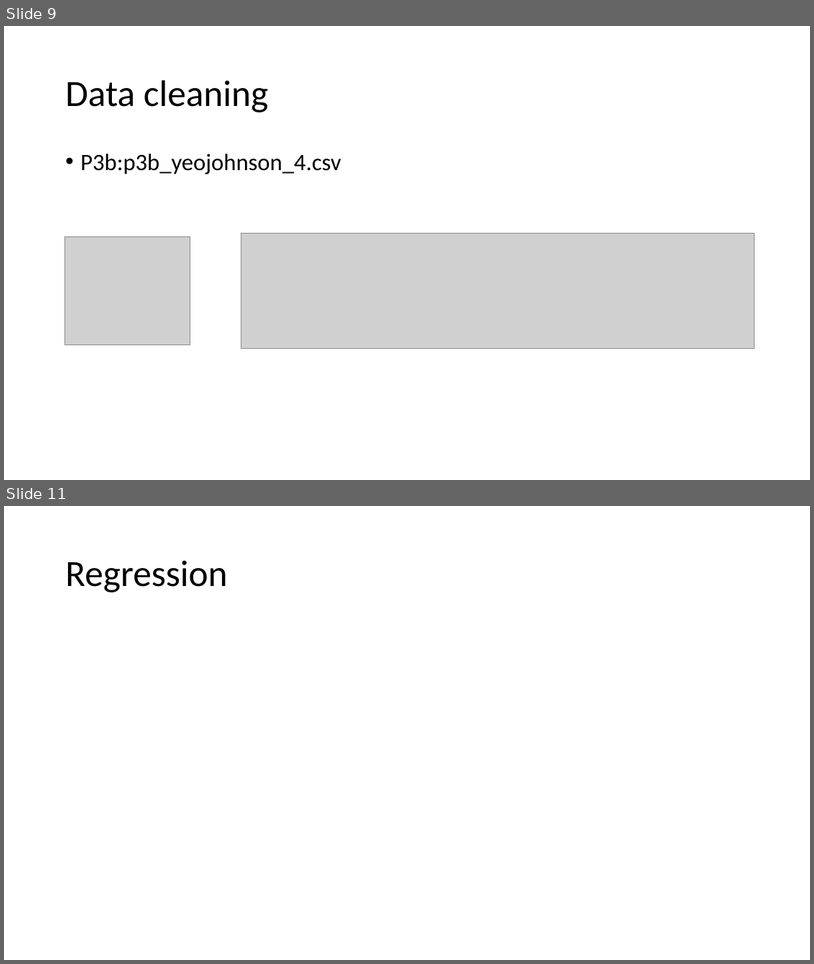
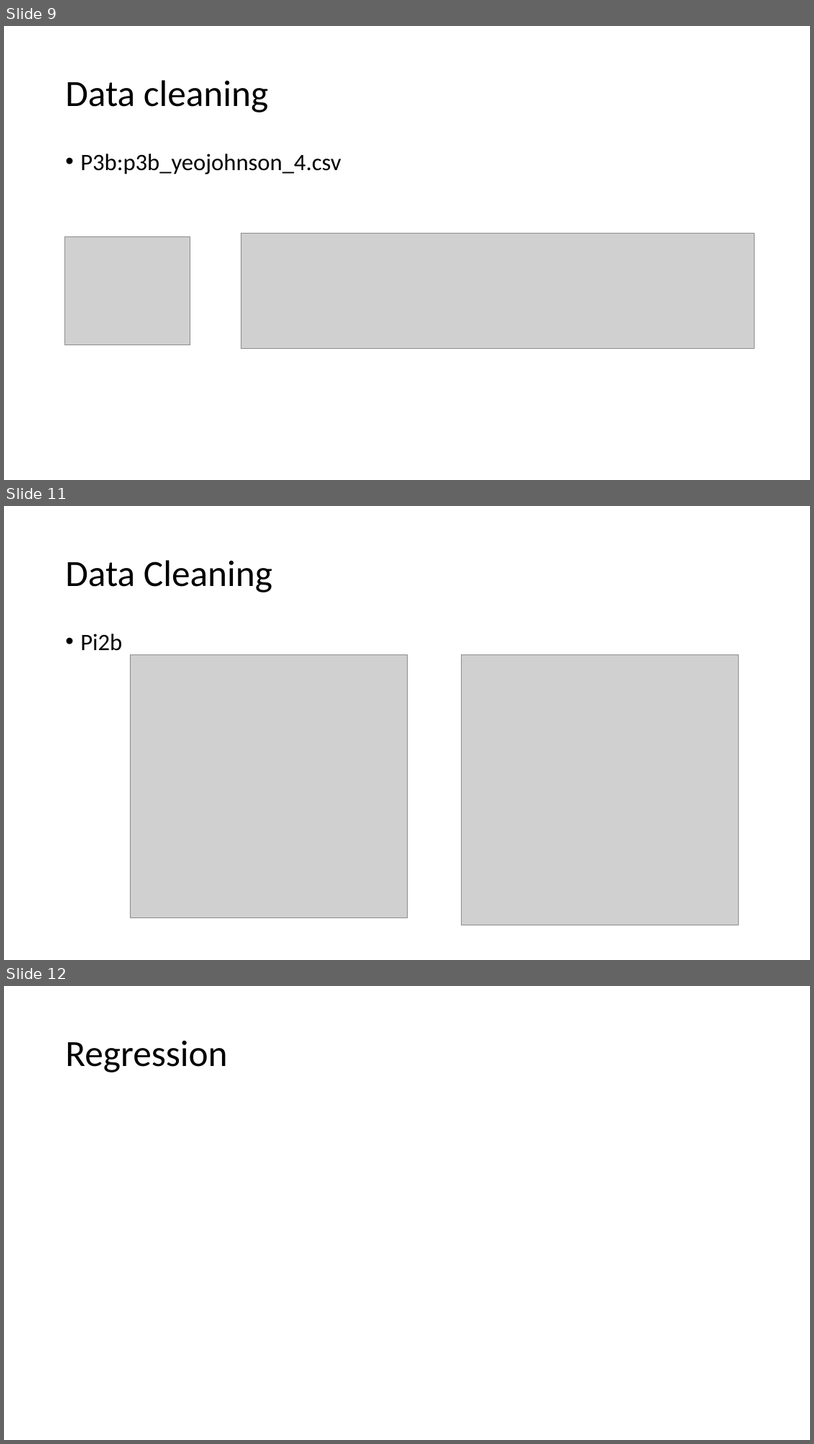
Before and after one commit to GXG-CS/Smart-Cameras, a slide deck: Benchmark.pptx. Shown one above the other, each under a label of ours: slides 9 and 11 before the commit, slides 9, 11 and 12 after it; the slides between them are not shown. The pictures are 814x964 and 814x1444 pixels, drawn with LibreOffice and Linux fonts; fonts in the diff are those of the drawing; grey boxes stand for pictures. Boxes give left, top, right and bottom in pixels: in the first picture for what was removed or moved away, otherwise in the second. Text is boxed around its words. In the diff, an @@ line names an element or a change of style, - is before the commit and + after.

Commit message:
pi2b data cleaning

```diff
--- a/Benchmark.pptx
+++ b/Benchmark.pptx
@@ slide 11 added at (4, 506, 810, 960), background #FFFFFF @@
@@ title added at (65, 560, 273, 592), 44 pt, text #000000 @@
+Data Cleaning
@@ text added at (80, 633, 122, 651), 28 pt, text #000000 @@
+• Pi2b
@@ picture added at (130, 655, 407, 917) @@
@@ picture added at (462, 655, 739, 925) @@
@@ what was slide 11 is now slide 12 @@
```
Also in this commit, not shown: 2 slides changed, 13 other files.
